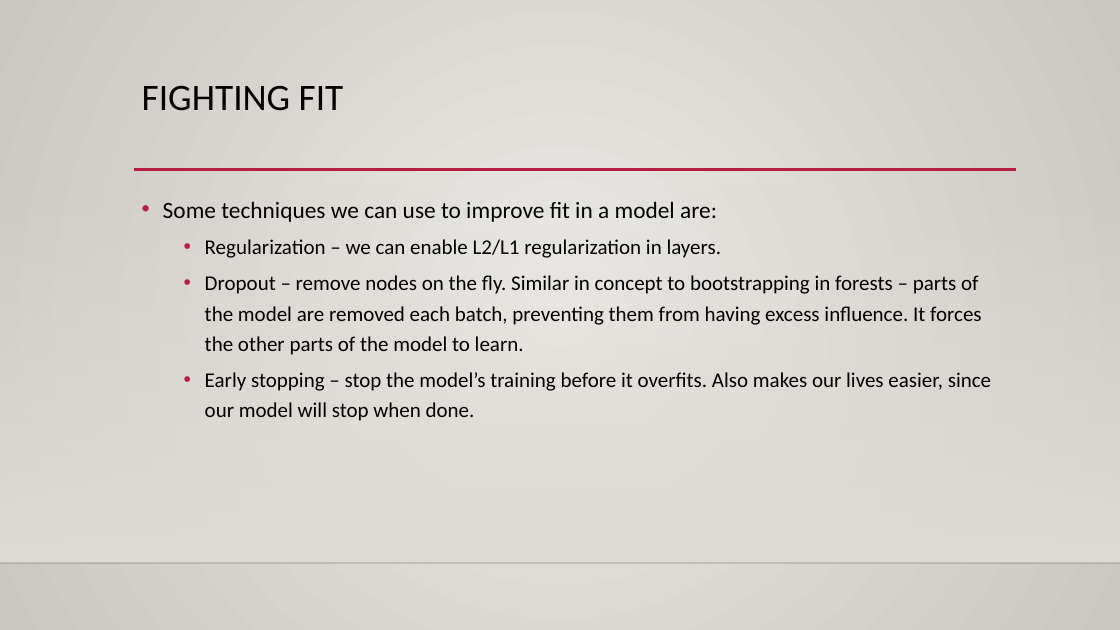
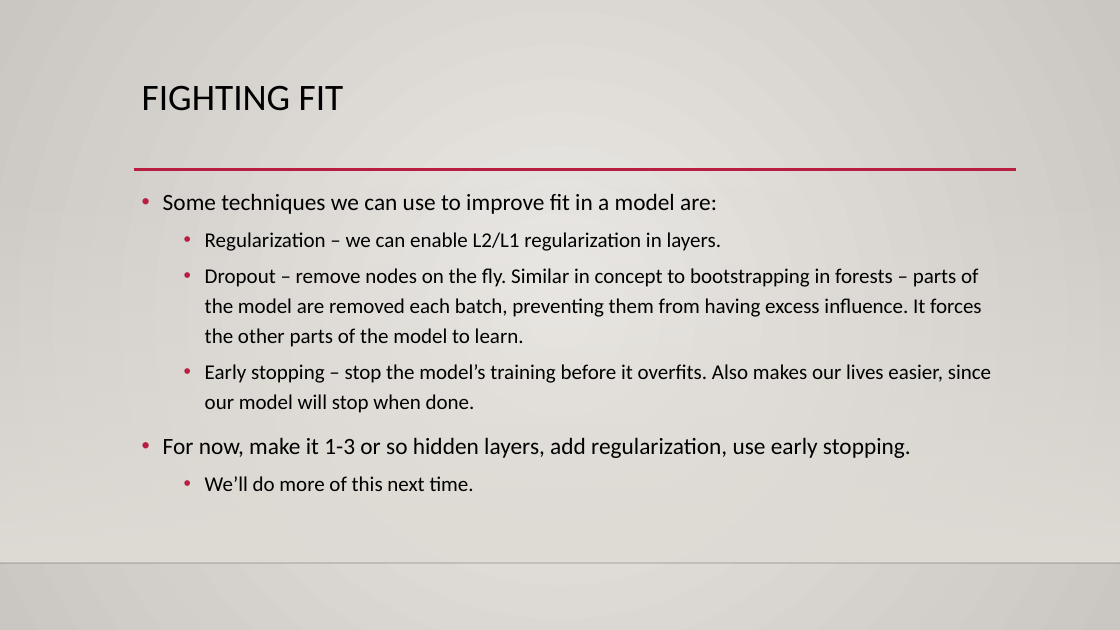
Before and after one commit to AkeemSemperDataScience/Intro_to_Machine_Learning_Students, a slide deck: slide 29 of reference_content/Slides/keras_intro.pptx (slide 17 before the commit). Drawn at 1120x630 pixels with LibreOffice and Linux fonts; fonts in the diff are those of the drawing; background and template pictures are left out. Boxes give left, top, right and bottom in pixels: in the first picture for what was removed or moved away, otherwise in the second. Text is boxed around its words. In the diff, an @@ line names an element or a change of style, - is before the commit and + after.

```diff
--- a/reference_content/Slides/keras_intro.pptx
+++ b/reference_content/Slides/keras_intro.pptx
@@ text "Some techniques we can use ...": place and size @@
-text "Some techniques we can use ..." at [163, 201, 991, 421]
+text "Some techniques we can use ..." at [163, 193, 991, 491]
@@ text at [163, 437, 911, 491]: paragraphs added @@
+• For now, make it 1-3 or so hidden layers, add regularization, use early stopping.
+  • We’ll do more of this next time.
```
Also in this commit, not shown: 10 other slides changed, 10 slides added, 3 other files.
